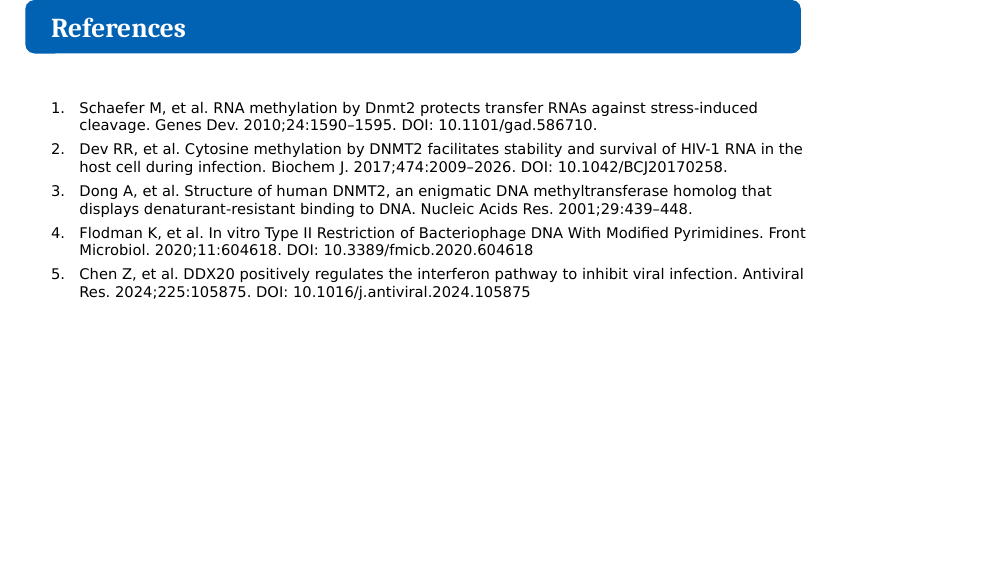
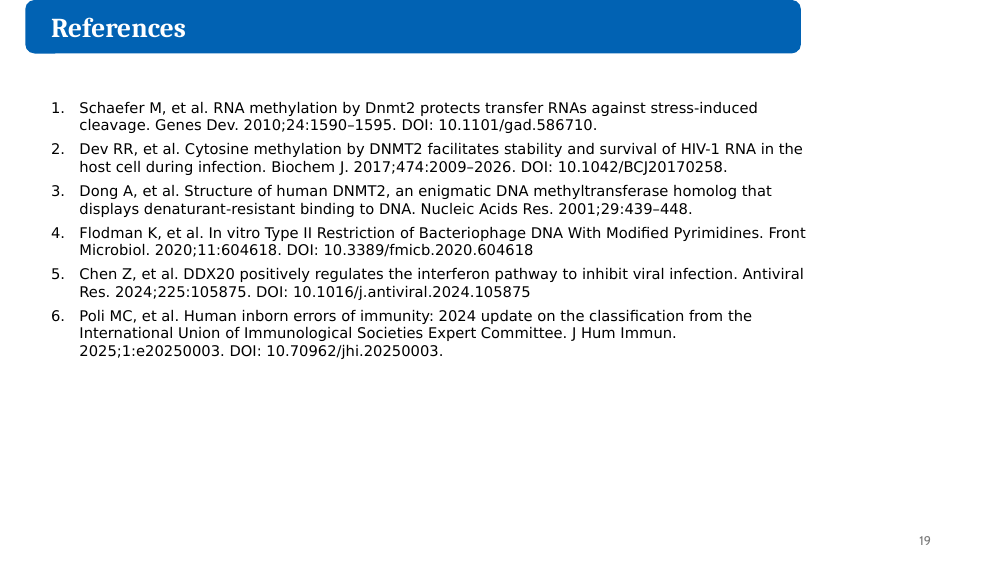
Before and after one commit to juliandeanmoran/BISSH, a slide deck: slide 19 of reports/2026-08-28_projectUpdate_3/2026-08-28_projectUpdate_3_jmoran.pptx (slide 15 before the commit). Drawn at 1008x567 pixels with LibreOffice and Linux fonts; fonts in the diff are those of the drawing. Boxes give left, top, right and bottom in pixels: in the first picture for what was removed or moved away, otherwise in the second. Text is boxed around its words. In the diff, an @@ line names an element or a change of style, - is before the commit and + after.

Commit message:
Finished slides.

```diff
--- a/reports/2026-08-28_projectUpdate_3/2026-08-28_projectUpdate_3_jmoran.pptx
+++ b/reports/2026-08-28_projectUpdate_3/2026-08-28_projectUpdate_3_jmoran.pptx
@@ text at (79, 309, 752, 359): paragraph added @@
+6. Poli MC, et al. Human inborn errors of immunity: 2024 update on the classification from the International Union of Immunological Societies Expert Committee. J Hum Immun. 2025;1:e20250003. DOI: 10.70962/jhi.20250003.
@@ page number added at (919, 536, 931, 545), 12 pt, text #797979 @@
+19
```
Also in this commit, not shown: 9 other slides changed, 4 slides added, 1 other file.
